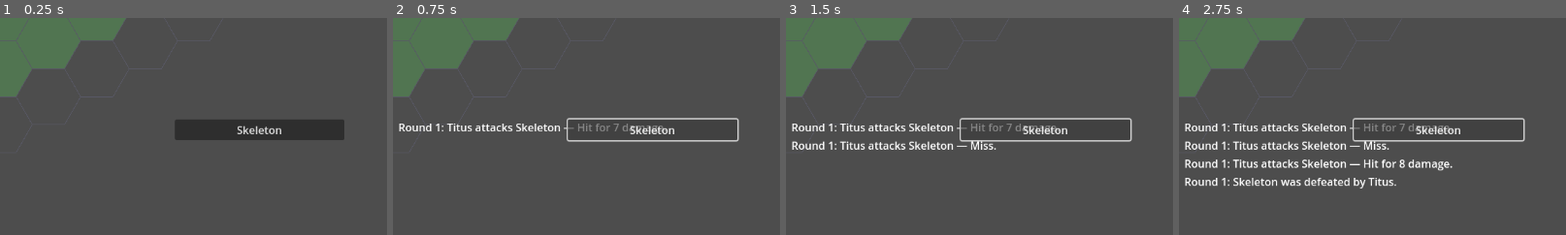
Above: before the commit, frames 1-4 (left to right).
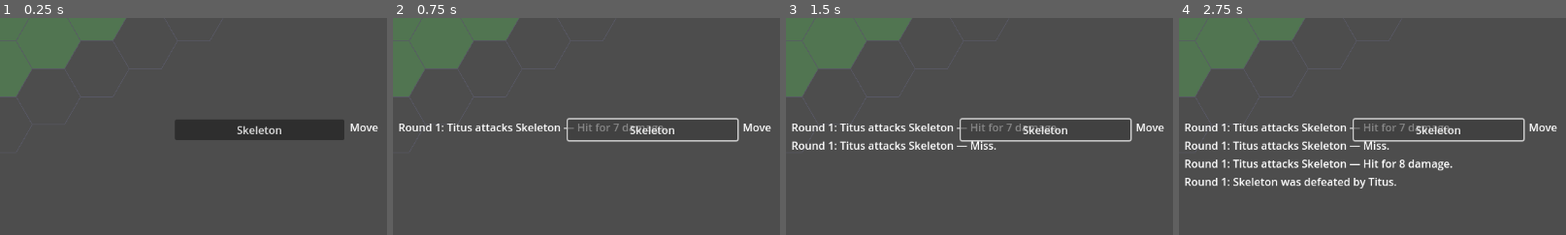
Above: after the commit, the same moments.

Repository: Pyroraptor/hykaen
Game: Godot game, scene res://MainScene.tscn
Same seed, same stepped clock (60 frames per second), same inputs: the game is played once before the commit and once after it.
Inputs:
- Up to frame 1 (0.25 s): no input
- Up to frame 2 (0.75 s): click "Skeleton" at 0.5 s
- Up to frame 3 (1.5 s): click "Skeleton" at 1.25 s
- Up to frame 4 (2.75 s): click "Skeleton" at 2 s
The pictures show only the part of the screen within x 0-50%, y 40-90%; the shares and areas given below are measured in that part.

The runs differ from the first frame. In frame 1, 0.2% of the frame differs, in the area x 90-98%, y 48-53%; in frame 2, 0.2%; in frame 3, 0.2%; in frame 4, 0.2%.

Commit message:
feat(FEAT-007): Add visible Move affordance control
Step: tdd-execute
Files: 6

Diff:
--- a/MainScene.gd
+++ b/MainScene.gd
@@ -317,6 +317,15 @@
 ## signal fires (FEAT-123 / FIND-120).
 @onready var strike_action_control = $StrikeActionControl
 
+## move_action_control — the MoveActionControl (presentation/
+## MoveActionControl.gd) instanced in MainScene.tscn (FEAT-007 / US-007 /
+## FR-002). A visible Move affordance, sibling to strike_action_control,
+## whose visibility this composition root binds to the SAME union(Step,
+## Stride) selectable-hex set _highlight_legal_moves() already computes and
+## pushes to hex_grid_view.set_selectable_hexes() (API contract #3) — never a
+## second, independently-derived legality check (ADR-001).
+@onready var move_action_control = $MoveActionControl
+
 ## movement_input_controller — the MovementInputController (presentation/
 ## movement_input_controller.gd) instantiated directly (FEAT-013 / US-013 --
 ## no companion .tscn, code-only instantiation). Reconfigured alongside
@@ -541,12 +550,18 @@
 ## union here immediately afterward rather than relying on that internal
 ## push alone.
 ##
+## FEAT-007 / US-007 / FR-002: the SAME union is also handed to
+## move_action_control.configure(), so the visible Move affordance's
+## visibility is bound to exactly the same selectable-hex set hex_grid_view
+## highlights — never a second, independently-derived legality check
+## (ADR-001).
+##
 ## When `combatant` is not the active PLAYER (an enemy's turn), no highlight
 ## may be shown at all (API contract #1) — this defensively clears
-## hex_grid_view instead, even though TurnController.active_actor_changed
-## only ever fires for a settled player actor today (see
-## presentation/turn_controller.gd's _drive()); this handler must not rely on
-## that invariant holding forever.
+## hex_grid_view (and hides move_action_control) instead, even though
+## TurnController.active_actor_changed only ever fires for a settled player
+## actor today (see presentation/turn_controller.gd's _drive()); this
+## handler must not rely on that invariant holding forever.
 ##
 ## Emits a structured debug log line (observability requirement) including
 ## combatant_id and the Step/Stride hex counts that produced the highlighted
@@ -559,6 +574,8 @@
 	if is_enemy_turn:
 		if hex_grid_view != null:
 			hex_grid_view.set_selectable_hexes([])
+		if move_action_control != null:
+			move_action_control.configure([])
 		_last_highlight_debug_log = (
 			"DEBUG: highlight_legal_moves combatant_id=" + active_combatant_id
 			+ " step_hex_count=0 stride_hex_count=0 (non-player turn, highlight suppressed)"
@@ -568,9 +585,13 @@
 
 	var step_hexes: Array = movement_input_controller.get_selectable_step_hexes()
 	var stride_hexes: Array = movement_input_controller.get_selectable_stride_hexes()
+	var union_hexes: Array = _union_hexes(step_hexes, stride_hexes)
 
 	if hex_grid_view != null:
-		hex_grid_view.set_selectable_hexes(_union_hexes(step_hexes, stride_hexes))
+		hex_grid_view.set_selectable_hexes(union_hexes)
+
+	if move_action_control != null:
+		move_action_control.configure(union_hexes)
 
 	_last_highlight_debug_log = (
 		"DEBUG: highlight_legal_moves combatant_id=" + active_combatant_id
@@ -617,6 +638,8 @@
 		outcome = round_session.outcome()
 	if strike_action_control != null:
 		strike_action_control.configure({}, null, null, [])
+	if move_action_control != null:
+		move_action_control.configure([])
 	movement_input_controller.configure({}, [])
 
 
--- a/MainScene.tscn
+++ b/MainScene.tscn
@@ -9,6 +9,7 @@
 [ext_resource type="Script" path="res://presentation/turn_controller.gd" id="7_turncontroller"]
 [ext_resource type="PackedScene" path="res://presentation/end_turn_control.tscn" id="8_endturncontrol"]
 [ext_resource type="PackedScene" path="res://presentation/result_screen_view.tscn" id="9_resultscreenview"]
+[ext_resource type="PackedScene" path="res://presentation/MoveActionControl.tscn" id="10_moveactioncontrol"]
 
 [node name="MainScene" type="Node"]
 script = ExtResource("1_mainscene")
@@ -23,6 +24,8 @@
 
 [node name="StrikeActionControl" parent="." instance=ExtResource("6_strikeactioncontrol")]
 
+[node name="MoveActionControl" parent="." instance=ExtResource("10_moveactioncontrol")]
+
 [node name="TurnController" type="Node" parent="."]
 script = ExtResource("7_turncontroller")
 
--- /dev/null
+++ b/presentation/MoveActionControl.gd
@@ -0,0 +1,89 @@
+## presentation/MoveActionControl.gd — MoveActionControl (FEAT-007 / US-007 / FR-002)
+##
+## Presentation layer (Clean Architecture): a visible Move affordance,
+## sibling to presentation/strike_action_control.gd, satisfying US-007's
+## "sees a visible affordance indicating a Move is currently available"
+## criterion. MoveActionControl is intentionally thin and holds NO movement
+## rule logic of its own (ADR-001) — it never calls into
+## core/rules/movement.gd or presentation/movement_input_controller.gd
+## directly. It is simply handed the already-computed selectable-hex Array
+## (the SAME union(Step, Stride) set MainScene.gd's _highlight_legal_moves()
+## already pushes to HexGridView.set_selectable_hexes(), API contract #3) via
+## configure(), and reflects that set's emptiness in `visible`. The actual
+## move is executed by clicking a highlighted hex on HexGridView (API
+## contract #4) — this control is an indicator, not a separate input path,
+## so no new use case or port is introduced (ADR-002 / CR-001 guardrail).
+##
+## FEAT-137 / DEF-004 style sticky lock (mirroring
+## presentation/strike_action_control.gd's and
+## presentation/end_turn_control.gd's identically-named lock()/is_locked()
+## contract exactly, see tests/gut/test_presentation_controls_sticky_lock.gd):
+## once lock() has been called, this control is disabled AND hidden,
+## regardless of any later configure() call — mirroring the API contract's
+## "MoveActionControl hidden" postcondition of the uniform post-resolution
+## lock (design notes' API contract #6). There is no unlock().
+
+class_name MoveActionControl
+extends Control
+
+## FEAT-137 / DEF-004: local/defensive rejection code mirroring
+## StrikeActionControl's/EndTurnControl's identically-named contract, kept
+## here purely for consistency even though MoveActionControl exposes no
+## select()/press()-style method of its own to reject.
+const ERR_ENCOUNTER_ALREADY_RESOLVED: String = "ENCOUNTER_ALREADY_RESOLVED"
+
+## The most recently configured selectable-hex Array (Array of
+## core/geometry/hex_coord.gd HexCoord instances) — never re-derived, only
+## read for its emptiness.
+var _selectable_hexes: Array = []
+
+## FEAT-137 / DEF-004: true once lock() has been called — sticky across any
+## later configure() call (see file-level doc). is_enabled() always reports
+## false and `visible` always reports false while true.
+var _locked: bool = false
+
+
+func _ready() -> void:
+	_refresh_visible_state()
+
+
+## lock() -> void — permanently locks this control (FEAT-137 / DEF-004):
+## is_enabled() reports false and the control is hidden, regardless of any
+## later configure() call. Intended to be called exactly once, alongside
+## StrikeActionControl.lock()/EndTurnControl.lock(), the moment an
+## EncounterResultEvent is observed. There is no unlock().
+func lock() -> void:
+	_locked = true
+	_refresh_visible_state()
+
+
+## is_locked() -> bool — true once lock() has been called.
+func is_locked() -> bool:
+	return _locked
+
+
+## configure(selectable_hexes) -> void — hands this control the CURRENT
+## selectable-hex set (normally the same union(Step, Stride) Array
+## MainScene.gd's _highlight_legal_moves() computes and pushes to
+## HexGridView.set_selectable_hexes()), and refreshes `visible` accordingly.
+## Does NOT reset a prior lock() — see file-level doc.
+func configure(selectable_hexes: Array) -> void:
+	_selectable_hexes = selectable_hexes
+	_refresh_visible_state()
+
+
+## is_enabled() -> bool — true iff a Move is currently available (a non-empty
+## selectable-hex set was last configured) and this control has not been
+## locked. Mirrors StrikeActionControl's is_target_selectable()/
+## EndTurnControl's is_enabled() enabled/disabled contract for consistency.
+## Always false once lock() has been called (FEAT-137 / DEF-004).
+func is_enabled() -> bool:
+	if _locked:
+		return false
+	return not _selectable_hexes.is_empty()
+
+
+# ── Internal helpers ─────────────────────────────────────────────────────
+
+func _refresh_visible_state() -> void:
+	visible = is_enabled()
--- /dev/null
+++ b/presentation/MoveActionControl.tscn
@@ -0,0 +1,18 @@
+[gd_scene load_steps=2 format=3 uid="uid://hykaen_moveactioncontrol"]
+
+[ext_resource type="Script" path="res://presentation/MoveActionControl.gd" id="1_moveactioncontrol"]
+
+[node name="MoveActionControl" type="Control"]
+layout_mode = 3
+anchors_preset = 0
+offset_left = 520.0
+offset_top = 408.0
+offset_right = 772.0
+offset_bottom = 448.0
+script = ExtResource("1_moveactioncontrol")
+
+[node name="Label" type="Label" parent="."]
+layout_mode = 2
+offset_right = 252.0
+offset_bottom = 32.0
+text = "Move"
--- a/tests/infrastructure/test_presentation_stack_wiring.gd
+++ b/tests/infrastructure/test_presentation_stack_wiring.gd
@@ -9,11 +9,12 @@
 ## proves the SURVIVING presentation/* stack is not merely "not the
 ## battlefield stack" but is EXACTLY the expected composition —
 ##   1. MainScene's direct children are EXACTLY HexGridView, StatusPanelView,
-##      InitiativeView, EventLogView, StrikeActionControl, TurnController,
-##      EndTurnControl, ResultScreenView — no more, no less (movement_input_
-##      controller is the 9th presentation/* component, but a plain RefCounted
-##      adapter, not a scene Node, so it deliberately does not appear as a
-##      child — see test_mainscene_wires_movement_input_controller below).
+##      InitiativeView, EventLogView, StrikeActionControl, MoveActionControl
+##      (FEAT-007 / US-007), TurnController, EndTurnControl, ResultScreenView
+##      — no more, no less (movement_input_controller is a further
+##      presentation/* component, but a plain RefCounted adapter, not a scene
+##      Node, so it deliberately does not appear as a child — see
+##      test_mainscene_wires_movement_input_controller below).
 ##   2. Every player-facing interaction signal — hex_clicked (US-013 Step/
 ##      Stride), TurnController's "turn started" signal (active_actor_changed
 ##      — the design notes' API contract #1's turn_started, realized under
@@ -34,6 +35,7 @@
 const InitiativeViewClass          = preload("res://presentation/initiative_view.gd")
 const EventLogViewClass            = preload("res://presentation/event_log_view.gd")
 const StrikeActionControlClass     = preload("res://presentation/strike_action_control.gd")
+const MoveActionControlClass       = preload("res://presentation/MoveActionControl.gd")
 const EndTurnControlClass          = preload("res://presentation/end_turn_control.gd")
 const ResultScreenViewClass        = preload("res://presentation/result_screen_view.gd")
 const TurnControllerClass          = preload("res://presentation/turn_controller.gd")
@@ -58,6 +60,7 @@
 	"InitiativeView":      InitiativeViewClass,
 	"EventLogView":        EventLogViewClass,
 	"StrikeActionControl": StrikeActionControlClass,
+	"MoveActionControl":   MoveActionControlClass,
 	"TurnController":      TurnControllerClass,
 	"EndTurnControl":      EndTurnControlClass,
 	"ResultScreenView":    ResultScreenViewClass,
--- /dev/null
+++ b/tests/presentation/test_move_action_control.gd
@@ -0,0 +1,105 @@
+extends GutTest
+## tests/presentation/test_move_action_control.gd — FEAT-007 (US-007 / FR-002)
+##
+## GUT test suite for MoveActionControl (presentation/MoveActionControl.gd):
+## a visible Move affordance, sibling to StrikeActionControl, whose
+## visibility is bound to whether HexGridView (via
+## presentation/movement_input_controller.gd's union(Step, Stride) hex set,
+## see MainScene.gd's _highlight_legal_moves()) currently reports ANY
+## selectable hex. MoveActionControl never re-derives movement legality
+## itself (ADR-001) — configure() is simply handed the already-computed
+## selectable-hex Array and reflects its emptiness in `visible`.
+##
+## Verifies (test_criteria):
+##   1. MoveActionControl.visible == true when configure() is handed a
+##      non-empty selectable-hex set.
+##   2. MoveActionControl.visible == false when configure() is handed an
+##      empty selectable-hex set.
+##   3. MoveActionControl exposes the same enabled/disabled semantics as
+##      StrikeActionControl (lock()/is_locked() sticky guard, mirroring
+##      tests/gut/test_presentation_controls_sticky_lock.gd exactly) for
+##      consistency across the player-facing action controls.
+
+const MoveActionControlScene: PackedScene = preload("res://presentation/MoveActionControl.tscn")
+const HexCoordClass = preload("res://core/geometry/hex_coord.gd")
+
+
+var _control = null
+
+
+func before_each() -> void:
+	_control = MoveActionControlScene.instantiate()
+	add_child_autofree(_control)
+
+
+# ══════════════════════════════════════════════════════════════════════════
+# Criterion 1/2: visibility is bound to whether the selectable-hex set is
+# non-empty.
+# ══════════════════════════════════════════════════════════════════════════
+
+func test_visible_true_when_selectable_hexes_non_empty() -> void:
+	_control.configure([HexCoordClass.new(1, 0), HexCoordClass.new(0, 1)])
+
+	assert_true(_control.visible, "MoveActionControl must be visible when a non-empty selectable-hex set is configured")
+
+
+func test_visible_false_when_selectable_hexes_empty() -> void:
+	_control.configure([])
+
+	assert_false(_control.visible, "MoveActionControl must be hidden when the selectable-hex set is empty")
+
+
+func test_visibility_toggles_across_repeated_configure_calls() -> void:
+	_control.configure([HexCoordClass.new(1, 0)])
+	assert_true(_control.visible, "sanity check: visible after a non-empty configure()")
+
+	_control.configure([])
+	assert_false(_control.visible, "must become hidden once a subsequent configure() reports no selectable hexes")
+
+	_control.configure([HexCoordClass.new(0, -1)])
+	assert_true(_control.visible, "must become visible again once a later configure() reports selectable hexes")
+
+
+func test_visible_false_before_any_configure_call() -> void:
+	assert_false(_control.visible, "MoveActionControl must start hidden before configure() is ever called (no highlight before a turn has started)")
+
+
+# ══════════════════════════════════════════════════════════════════════════
+# Criterion 3: MoveActionControl exposes the same enabled/disabled semantics
+# as StrikeActionControl (lock()/is_locked() sticky guard).
+# ══════════════════════════════════════════════════════════════════════════
+
+func test_is_enabled_mirrors_strike_action_control_semantics_before_lock() -> void:
+	assert_false(_control.is_locked(), "sanity check: not locked before lock() is ever called")
+	assert_false(_control.is_enabled(), "disabled before any configure() call, mirroring StrikeActionControl having no selectable targets yet")
+
+	_control.configure([HexCoordClass.new(1, 0)])
+	assert_true(_control.is_enabled(), "enabled once a non-empty selectable-hex set is configured")
+
+
+func test_lock_hides_control_and_reports_is_locked_true() -> void:
+	_control.configure([HexCoordClass.new(1, 0)])
+	assert_true(_control.visible, "sanity check: visible before lock()")
+
+	_control.lock()
+
+	assert_true(_control.is_locked(), "MoveActionControl must report is_locked() == true once lock() is engaged")
+	assert_false(_control.is_enabled(), "MoveActionControl must be disabled once locked")
+	assert_false(_control.visible, "MoveActionControl must be hidden once locked (mirrors ResultScreenView's uniform lock across Strike/EndTurn/Move)")
+
+
+func test_locked_control_stays_locked_and_hidden_even_after_a_stray_reconfigure() -> void:
+	_control.configure([HexCoordClass.new(1, 0)])
+	_control.lock()
+
+	assert_true(_control.is_locked())
+	assert_false(_control.visible)
+
+	# The DEF-004-style regression this mirrors (see
+	# tests/gut/test_presentation_controls_sticky_lock.gd): a stray
+	# reconfigure() call after lock() must NOT re-enable/re-show the control.
+	_control.configure([HexCoordClass.new(1, 0), HexCoordClass.new(0, 1)])
+
+	assert_true(_control.is_locked(), "is_locked() must stay true through a later configure() call")
+	assert_false(_control.is_enabled(), "a stray reconfigure() must not re-enable the control once locked")
+	assert_false(_control.visible, "a stray reconfigure() must not re-show the control once locked")
Not shown: 1 places in MainScene.tscn that only renumber resources
